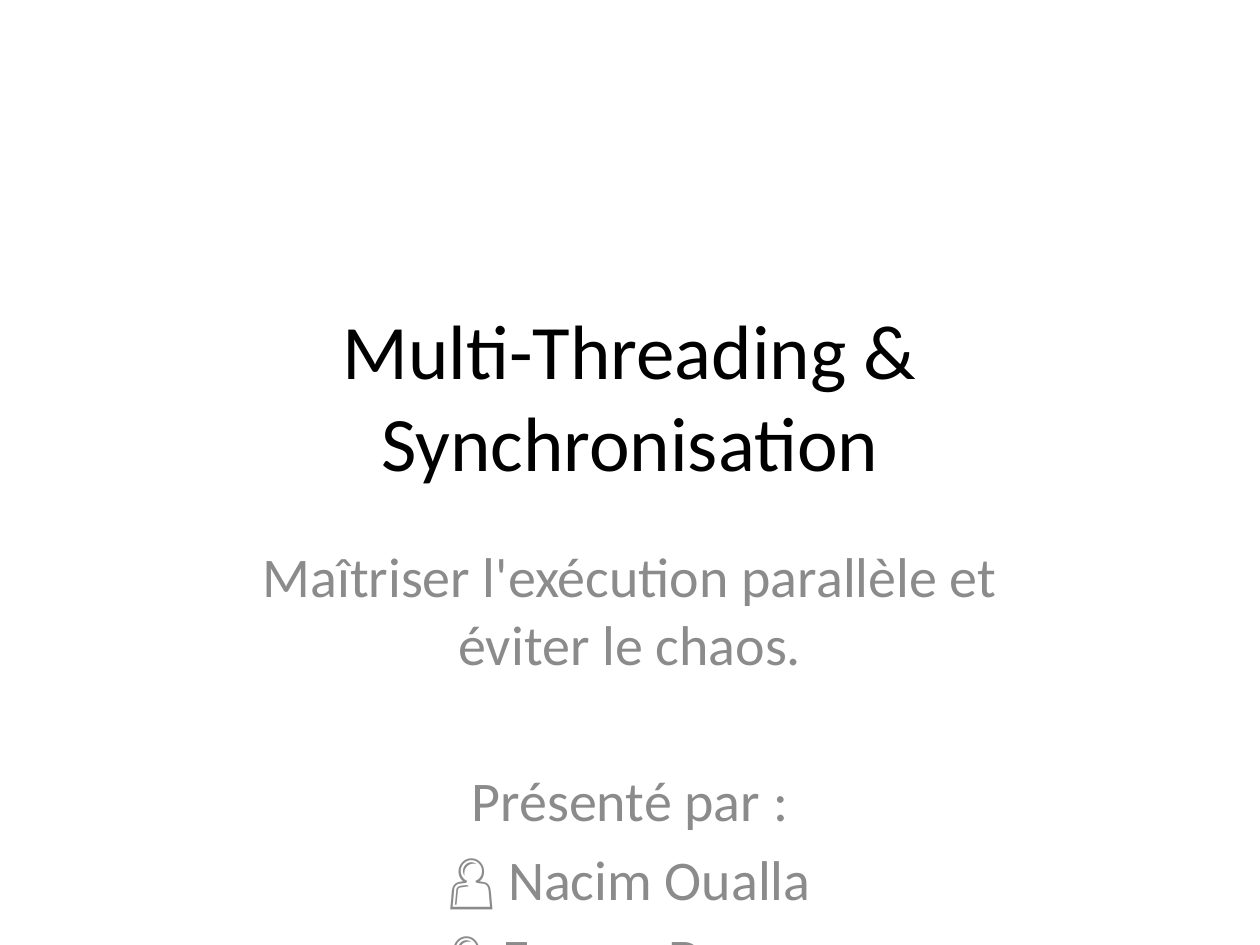
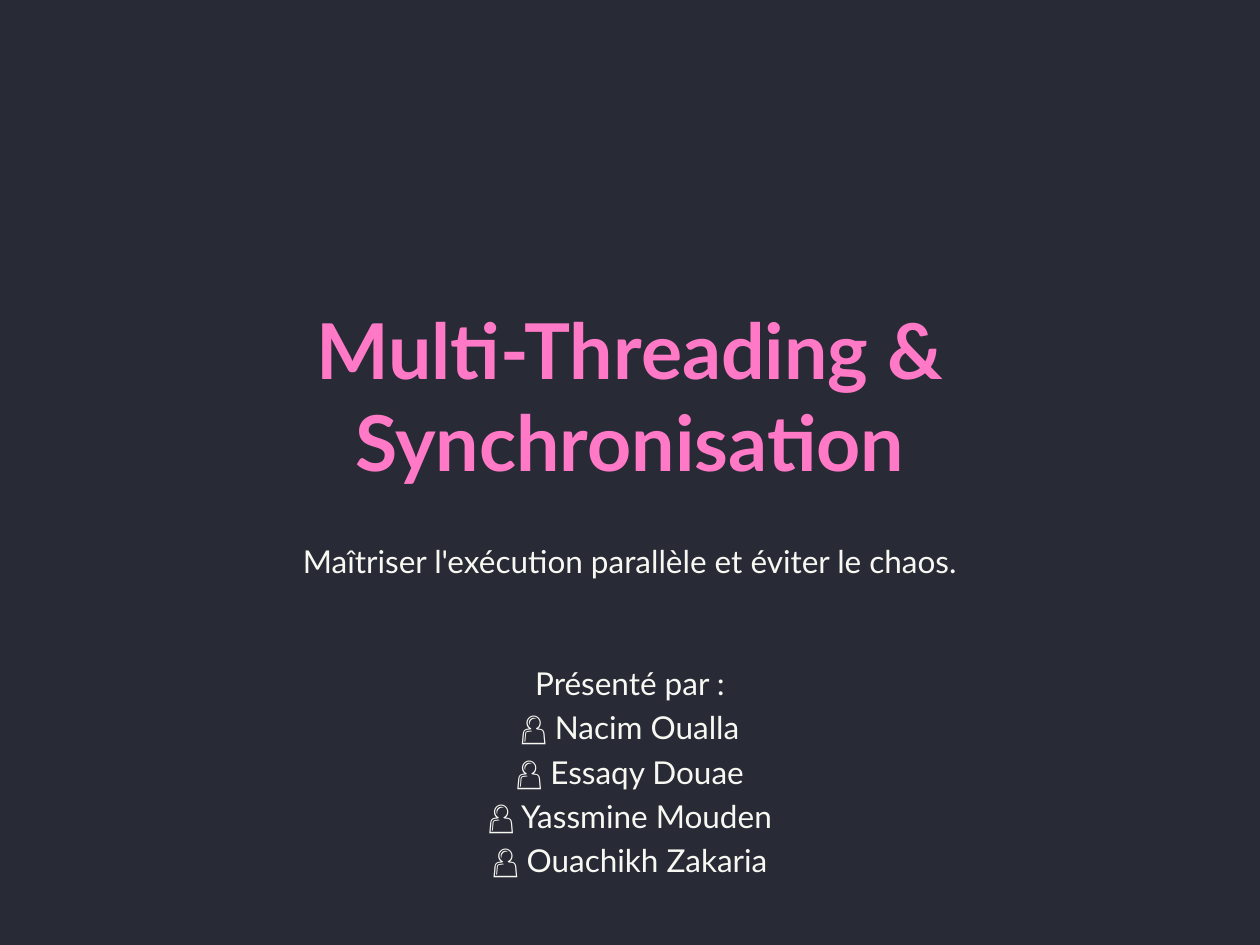
Before and after one commit to nacimoualla/presentation, a slide deck: slide 1 of presentation.pptx. Drawn at 1260x945 pixels with LibreOffice and Linux fonts; fonts in the diff are those of the drawing. Boxes give left, top, right and bottom in pixels: in the first picture for what was removed or moved away, otherwise in the second. Text is boxed around its words. In the diff, an @@ line names an element or a change of style, - is before the commit and + after.

```diff
--- a/presentation.pptx
+++ b/presentation.pptx
@@ background #FFFFFF to #282A36 @@
@@ title "Multi-Threading & Synchronisation" at [316,321,904,484]: font Calibri to Lato, text colour #000000 to #FF79C6, bold on @@
@@ subtitle "Maîtriser l'exécution parallèle et éviter ..." at [303,550,956,873]: size 32 to 18 pt, font Calibri to Lato, text colour #8C8C8C to #F8F8F2; less space between paragraphs @@
```
Also in this commit, not shown: 9 other slides changed, 1 slide added, 1 other file.
